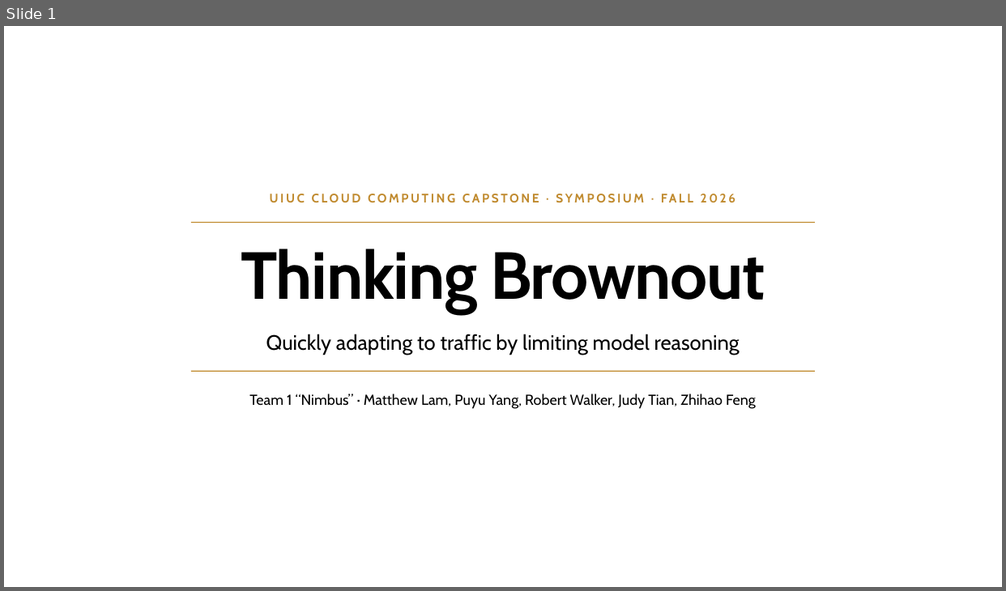
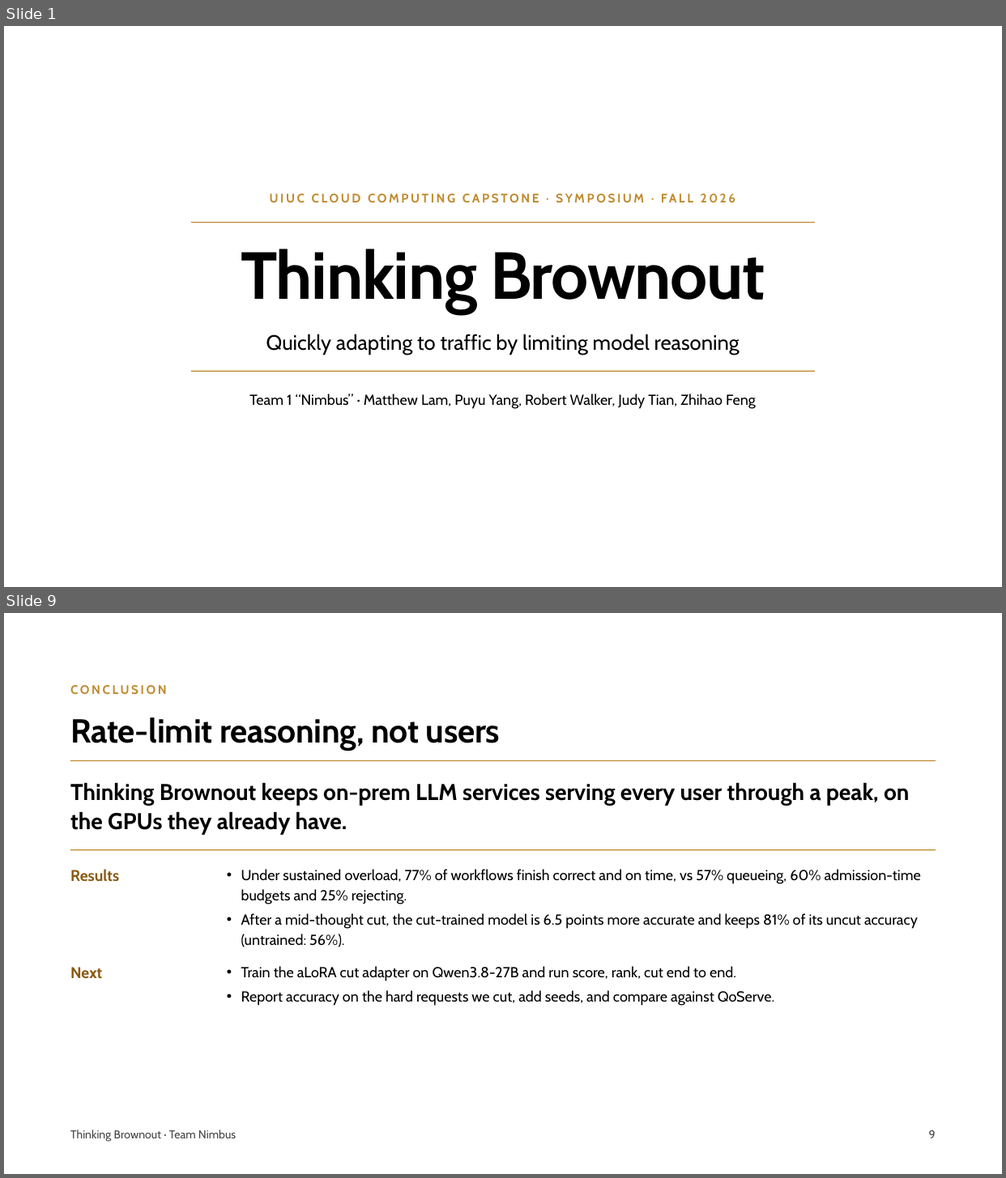
Before and after one commit to pyangyu/team1_nimbus_copy, a slide deck: Symposium Slides.pptx. Shown one above the other, each under a label of ours: slide 1 before the commit, slides 1 and 9 after it; the slides between them are not shown. The pictures are 1006x591 and 1006x1178 pixels, drawn with LibreOffice and Linux fonts; fonts in the diff are those of the drawing. Boxes give left, top, right and bottom in pixels: in the first picture for what was removed or moved away, otherwise in the second. Text is boxed around its words. In the diff, an @@ line names an element or a change of style, - is before the commit and + after.

Commit message:
Symposium Slides: on-prem framing, merged related work, key idea, new evaluation and conclusion

```diff
--- a/Symposium Slides.pptx
+++ b/Symposium Slides.pptx
@@ slide 9 added at bbox=[4, 613, 1002, 1174], background #FFFFFF @@
@@ text added at bbox=[70, 685, 167, 694], 12 pt, text #C08A2E, bold @@
+CONCLUSION
@@ title added at bbox=[70, 717, 500, 751], 32 pt, text #000000, bold @@
+Rate-limit reasoning, not users
@@ line added from (70, 760) to (936, 760), #C08A2E 1 pt @@
@@ text added at bbox=[70, 782, 909, 834], 22 pt, text #000000, bold @@
+Thinking Brownout keeps on-prem LLM services serving every user through a peak, on the GPUs they already have.
@@ line added from (70, 850) to (936, 850), #C08A2E 1 pt @@
@@ text added at bbox=[70, 869, 119, 882], 15 pt, text #8A5A12, bold @@
+Results
@@ text added at bbox=[241, 869, 921, 948], 14 pt, text #000000 @@
+• Under sustained overload, 77% of workflows finish correct and on time, vs 57% queueing, 60% admission-time budgets and 25% rejecting.
+• After a mid-thought cut, the cut-trained model is 6.5 points more accurate and keeps 81% of its uncut accuracy (untrained: 56%).
@@ text added at bbox=[70, 967, 102, 979], 15 pt, text #8A5A12, bold @@
+Next
@@ text added at bbox=[241, 966, 774, 1006], 14 pt, text #000000 @@
+• Train the aLoRA cut adapter on Qwen3.8-27B and run score, rank, cut end to end.
+• Report accuracy on the hard requests we cut, add seeds, and compare against QoServe.
@@ text added at bbox=[70, 1130, 236, 1141], 11 pt, text #444444 @@
+Thinking Brownout · Team Nimbus
@@ text added at bbox=[929, 1131, 936, 1139], 11 pt, text #444444 @@
+9
```
Also in this commit, not shown: 3 slides changed, 4 other slides added, 3 slides removed.
